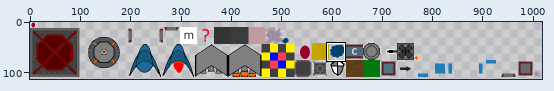
File history of a sprite sheet, client/assets/sprites.png. Above: a wide view before the commit, with the close-up outlined.
Close-up. Old version:
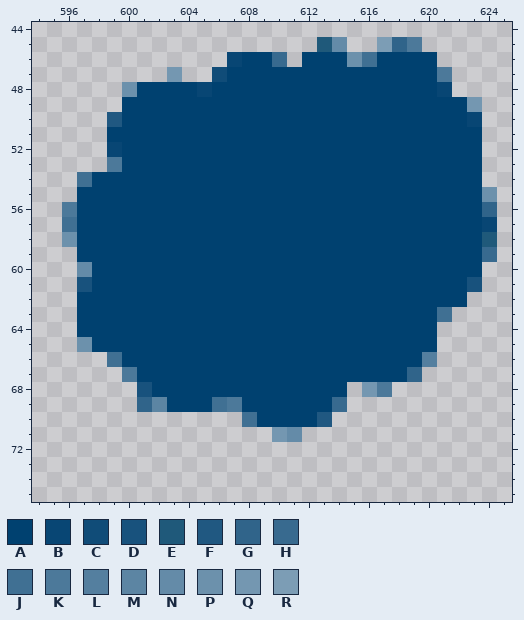
The file is 1024x128 pixels. Colours within 5 levels of each other are drawn and written as one. Shown: x 594..625, y 44..75. The wide view leaves out empty margins. The commit also changed other parts of the picture, which this record leaves out.
Palette (. is transparent): A #004170  B #084674  C #104c78  D #18527d  E #1f597a  F #205881  G #30648a  H #386a8f  J #407093  K #4c799a  L #547f9f  M #5c85a3  N #648ba8  P #6c91ac  Q #7497b1  R #7c9db5
Pixels before, first column x 596:
45 .................EN..RGK.....
46 ...........BAAH.AAAPJAAAA....
47 .......Q..CAAAAAAAAAAAAAAK...
48 ....PAAAABAAAAAAAAAAAAAAAB...
49 ....AAAAAAAAAAAAAAAAAAAAAAAQ.
50 ...FAAAAAAAAAAAAAAAAAAAAAAAB.
51 ...AAAAAAAAAAAAAAAAAAAAAAAAA.
52 ...BAAAAAAAAAAAAAAAAAAAAAAAA.
53 ...KAAAAAAAAAAAAAAAAAAAAAAAA.
54 .JAAAAAAAAAAAAAAAAAAAAAAAAAA.
55 .AAAAAAAAAAAAAAAAAAAAAAAAAAAP
56 KAAAAAAAAAAAAAAAAAAAAAAAAAAAG
57 JAAAAAAAAAAAAAAAAAAAAAAAAAAAB
58 PAAAAAAAAAAAAAAAAAAAAAAAAAAAE
59 .AAAAAAAAAAAAAAAAAAAAAAAAAAAH
60 .NAAAAAAAAAAAAAAAAAAAAAAAAAA.
61 .DAAAAAAAAAAAAAAAAAAAAAAAAAD.
62 .AAAAAAAAAAAAAAAAAAAAAAAAAA..
63 .AAAAAAAAAAAAAAAAAAAAAAAAJ...
64 .AAAAAAAAAAAAAAAAAAAAAAAA....
65 .PAAAAAAAAAAAAAAAAAAAAAAA....
66 ...JAAAAAAAAAAAAAAAAAAAAL....
67 ....KAAAAAAAAAAAAAAAAAAG.....
68 .....DAAAAAAAAAAAAA.QK.......
69 .....GMAAAJKAAAAAAH..........
70 ............JAAAAF...........
71 ..............QN.............
Once edited:
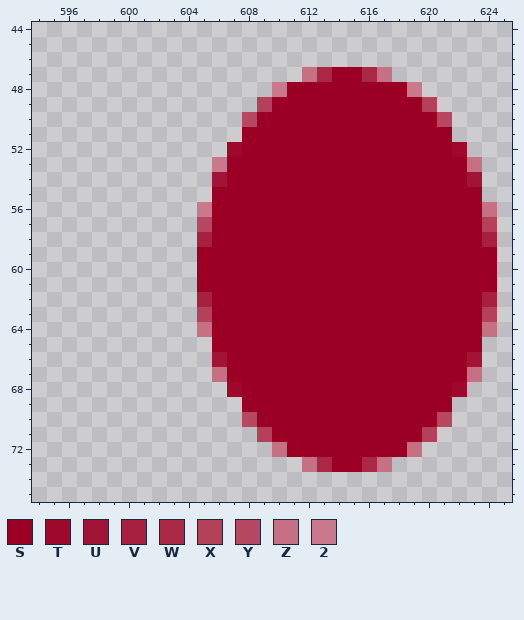
Colours new in this view: S #9b0024  T #9e082a  U #a21435  V #a7203f  W #aa2846  X #b4405a  Y #b74861  Z #c67084  2 #ca788b
Changes in this commit:
y 45: x 613..614 EN -> ..; x 617..619 RGK -> ...
y 46: x 607..610 BAAH -> ....; x 612..620 AAAPJAAAA -> .........
y 47: x 603 Q -> .; x 606..621 CAAAAAAAAAAAAAAK -> ......ZWSSWZ....
y 48: x 600..621 PAAAABAAAAAAAAAAAAAAAB -> ..........2SSSSSSSS2..
y 49: x 600..623 AAAAAAAAAAAAAAAAAAAAAAAQ -> .........XSSSSSSSSSSX...
y 50: x 599..623 FAAAAAAAAAAAAAAAAAAAAAAAB -> .........YSSSSSSSSSSSSY..
y 51: x 599..623 AAAAAAAAAAAAAAAAAAAAAAAAA -> .........SSSSSSSSSSSSSS..
y 52: x 599..623 BAAAAAAAAAAAAAAAAAAAAAAAA -> ........TSSSSSSSSSSSSSST.
y 53: x 599..623 KAAAAAAAAAAAAAAAAAAAAAAAA -> .......2SSSSSSSSSSSSSSSSZ
y 54: x 597..623 JAAAAAAAAAAAAAAAAAAAAAAAAAA -> .........USSSSSSSSSSSSSSSSU
y 55: x 597..624 AAAAAAAAAAAAAAAAAAAAAAAAAAAP -> .........SSSSSSSSSSSSSSSSSS.
y 56: x 596..624 KAAAAAAAAAAAAAAAAAAAAAAAAAAAG -> .........2SSSSSSSSSSSSSSSSSSZ
y 57: x 596..624 JAAAAAAAAAAAAAAAAAAAAAAAAAAAB -> .........YSSSSSSSSSSSSSSSSSSX
y 58: x 596..624 PAAAAAAAAAAAAAAAAAAAAAAAAAAAE -> .........VSSSSSSSSSSSSSSSSSSV
y 59: x 597..624 AAAAAAAAAAAAAAAAAAAAAAAAAAAH -> ........SSSSSSSSSSSSSSSSSSSS
y 60: x 597..624 NAAAAAAAAAAAAAAAAAAAAAAAAAA. -> ........SSSSSSSSSSSSSSSSSSSS
y 61: x 597..624 DAAAAAAAAAAAAAAAAAAAAAAAAAD. -> ........SSSSSSSSSSSSSSSSSSSS
y 62: x 597..624 AAAAAAAAAAAAAAAAAAAAAAAAAA.. -> ........VSSSSSSSSSSSSSSSSSSV
y 63: x 597..624 AAAAAAAAAAAAAAAAAAAAAAAAJ... -> ........XSSSSSSSSSSSSSSSSSSX
y 64: x 597..624 AAAAAAAAAAAAAAAAAAAAAAAA.... -> ........ZSSSSSSSSSSSSSSSSSSZ
y 65: x 597..623 PAAAAAAAAAAAAAAAAAAAAAAA... -> .........SSSSSSSSSSSSSSSSSS
y 66: x 599..623 JAAAAAAAAAAAAAAAAAAAAL... -> .......USSSSSSSSSSSSSSSSU
y 67: x 600..623 KAAAAAAAAAAAAAAAAAAG.... -> ......ZSSSSSSSSSSSSSSSSZ
y 68: x 601..622 DAAAAAAAAAAAAA.QK..... -> ......TSSSSSSSSSSSSSST
y 69: x 601..621 GMAAAJKAAAAAAH....... -> .......SSSSSSSSSSSSSS
y 70: x 608..621 JAAAAF........ -> YSSSSSSSSSSSSY
y 71: x 609..620 .QN......... -> XSSSSSSSSSSX
y 72: x 610..619 .......... -> ZSSSSSSSSZ
y 73: x 612..617 ...... -> ZWSSWZ
